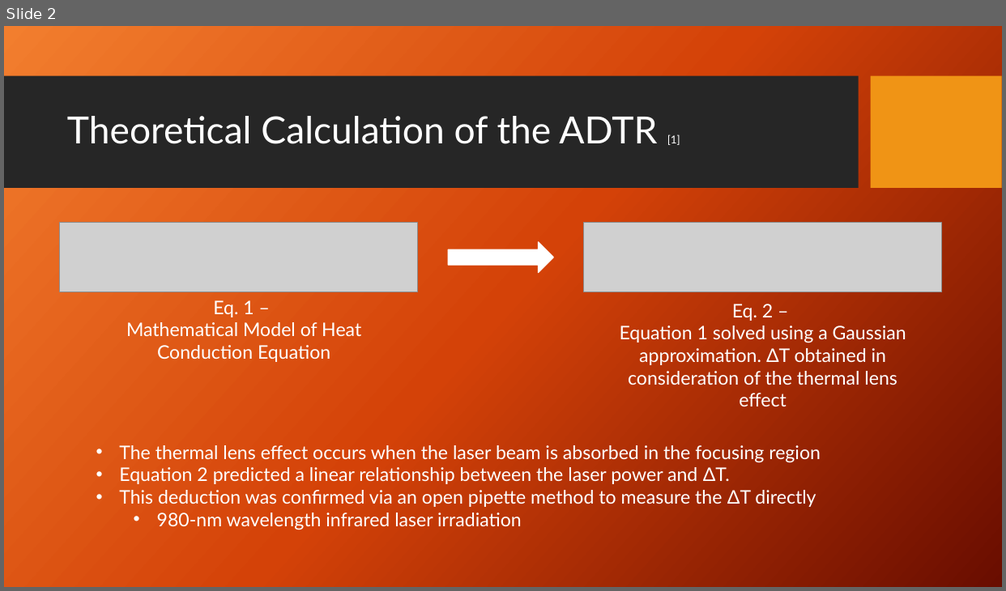
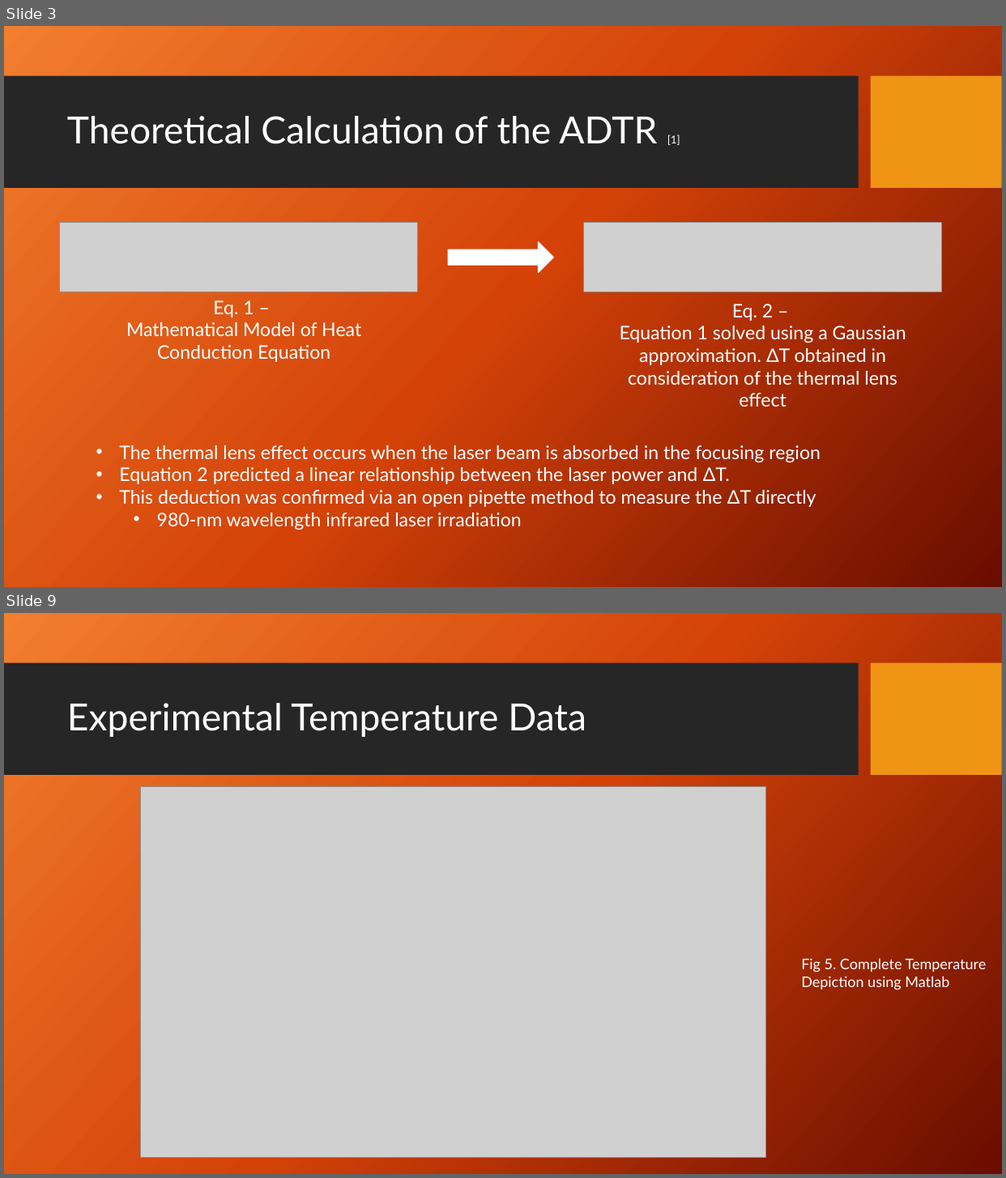
Before and after one commit to dbhatia00/NeuronSimulation, a slide deck: Presentations/Fall Updates/FallUpdate3.pptx. Shown one above the other, each under a label of ours: slide 2 before the commit, slides 3 and 9 after it; the slides between them are not shown. The pictures are 1006x591 and 1006x1178 pixels, drawn with LibreOffice and Linux fonts; fonts in the diff are those of the drawing; grey boxes stand for pictures; background and template pictures are left out. Boxes give left, top, right and bottom in pixels: in the first picture for what was removed or moved away, otherwise in the second. Text is boxed around its words. In the diff, an @@ line names an element or a change of style, - is before the commit and + after.

```diff
--- a/Presentations/Fall Updates/FallUpdate3.pptx
+++ b/Presentations/Fall Updates/FallUpdate3.pptx
@@ slide 9 added at box(4, 613, 1002, 1174), background picture (left out); not listed: 2 template elements that a slide beside it also shows @@
@@ title added at box(67, 703, 586, 737), 36 pt, text #FFFFFF @@
+Experimental Temperature Data
@@ picture added at box(140, 786, 766, 1158) @@
@@ text added at box(801, 958, 987, 990), 14 pt, text #FFFFFF @@
+Fig 5. Complete Temperature Depiction using Matlab
@@ what was slide 2 is now slide 3 @@
```
Also in this commit, not shown: 2 slides changed, 7 other slides added, 5 other files.
